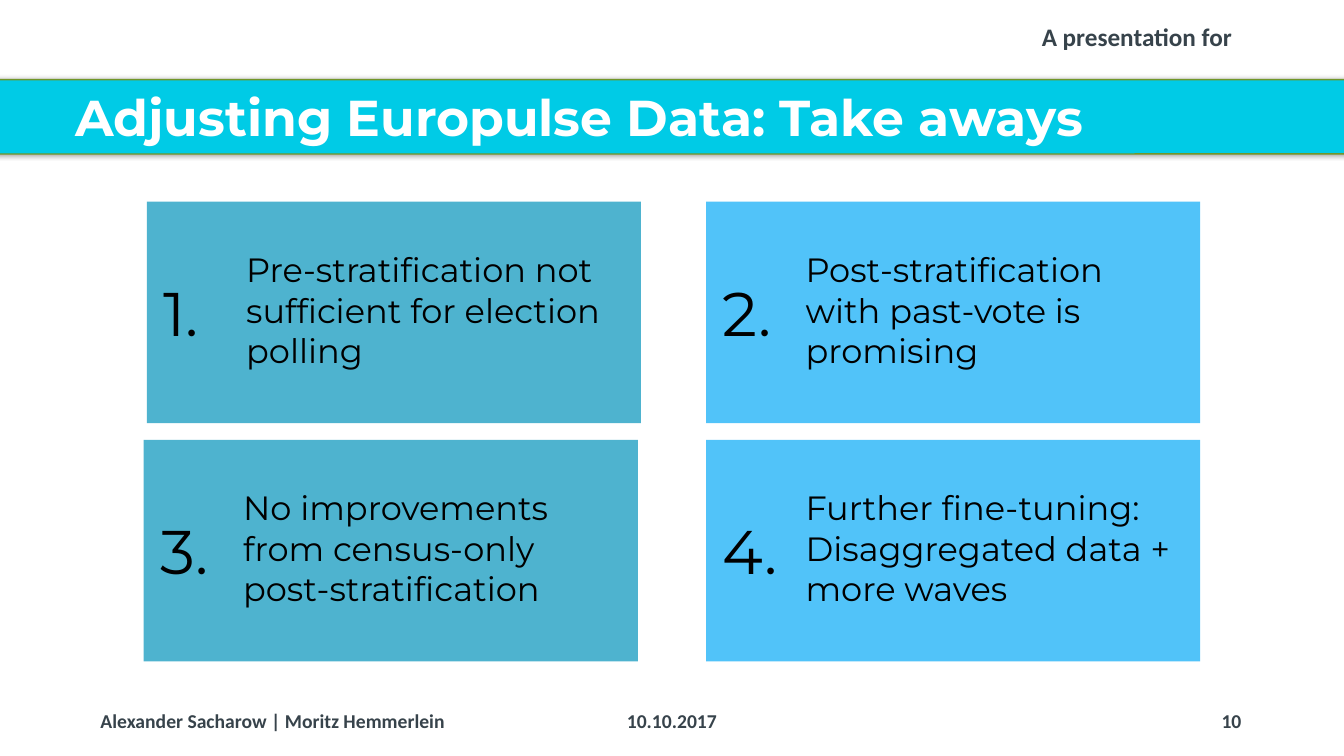
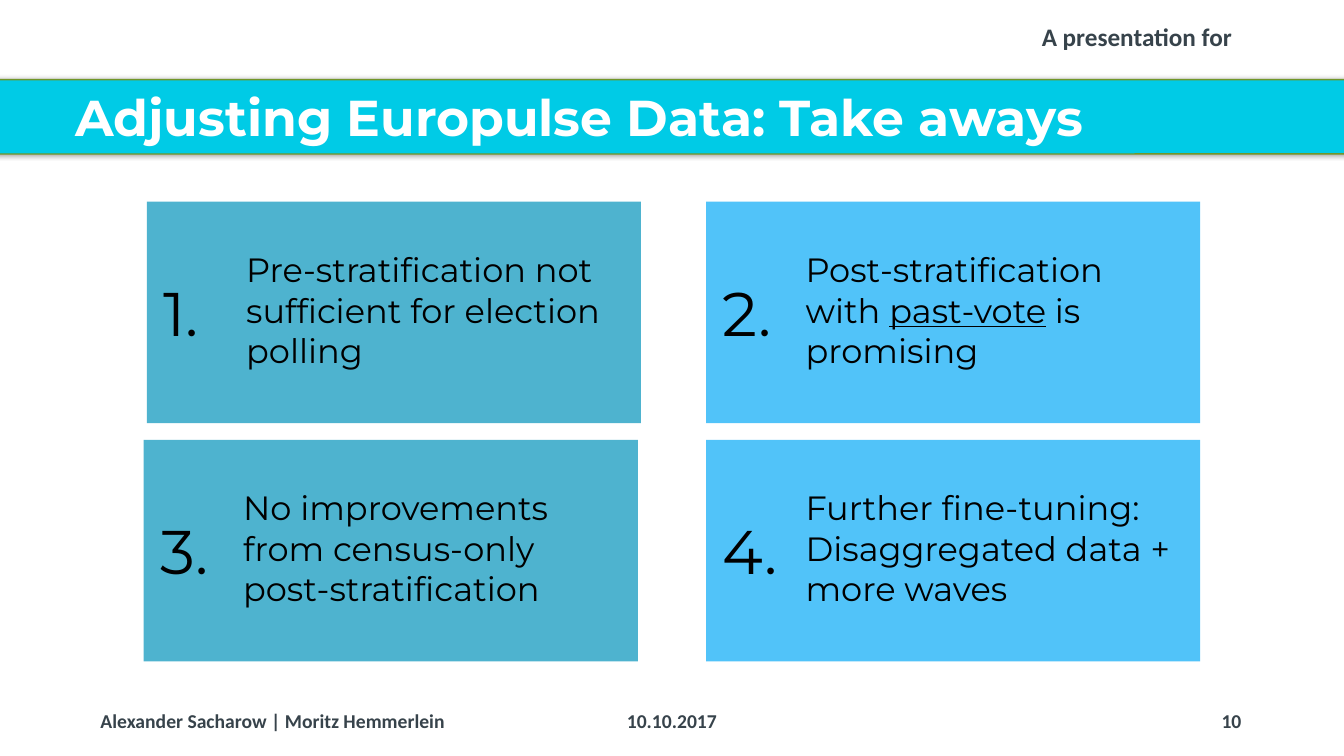
Before and after one commit to Corrod3/ElectionForecasting, a slide deck: slide 10 of Dalia Presentation/20171006_Dalia_Lunchtime Talk_Election Forecasting_v2.pptx. Drawn at 1344x756 pixels with LibreOffice and Linux fonts; fonts in the diff are those of the drawing; background and template pictures are left out. Boxes give left, top, right and bottom in pixels: in the first picture for what was removed or moved away, otherwise in the second. Text is boxed around its words. In the diff, an @@ line names an element or a change of style, - is before the commit and + after.

```diff
--- a/Dalia Presentation/20171006_Dalia_Lunchtime Talk_Election Forecasting_v2.pptx
+++ b/Dalia Presentation/20171006_Dalia_Lunchtime Talk_Election Forecasting_v2.pptx
@@ text "Post-stratification with past-vote is promising" at box(806, 257, 1103, 370): underline on in "past-vote" @@
```
Also in this commit, not shown: 3 other slides changed.
